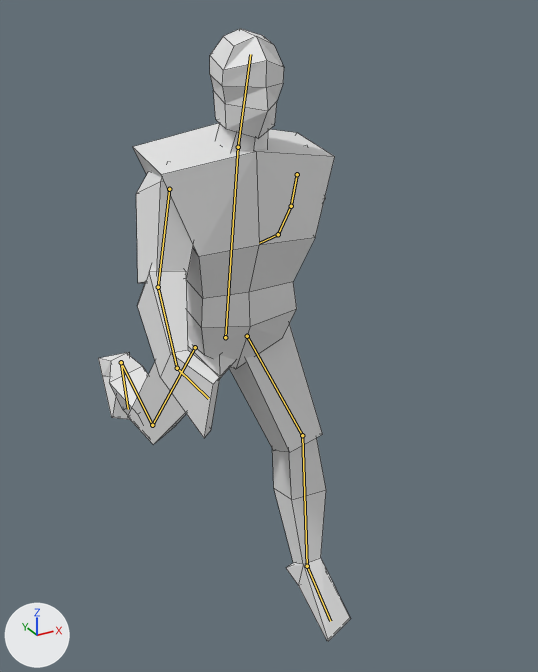
Before and after pictures for a commit that changed the Blender file SimpleHuman.blend.
Rendered twice from a camera (50 mm lens) standing at (-1.67, -3.56, 3.37) and looking at (0.29, 0.02, 1.58). The axes (+X, +Y, +Z) are drawn at lower left. The lights are the same throughout. Both versions are drawn at frame 1 of the action 'run_loop'; the numbers are the values there. The bones that bend it are drawn over the model as lines. Mesh edges are drawn as thin lines.
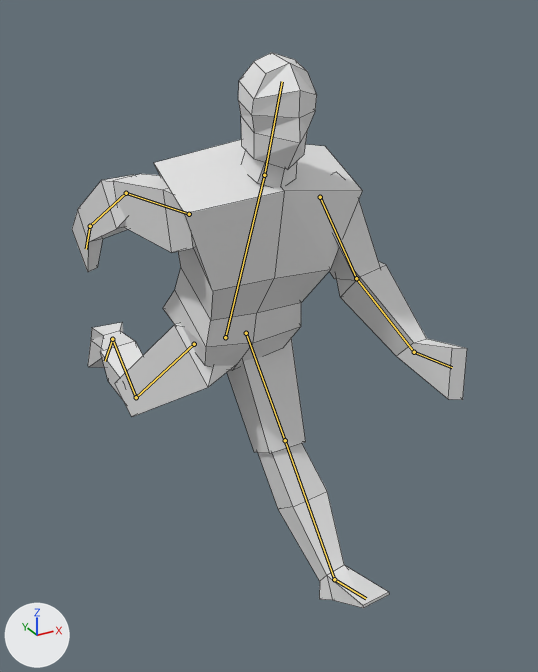
Commit message: WIP Run Cycle

Changed parts and their boxes (x1, y1, x2, y2) in the pictures (538 x 672 px):
'Cube', posed (57% wider, 9% shorter)
    before: (98, 28, 350, 641)
    after: (72, 52, 467, 608)
bone 'Body', root to tip
    before: (225, 337) to (238, 147)
    after: (225, 337) to (264, 175)
bone 'Head', root to tip
    before: (238, 147) to (250, 54)
    after: (264, 175) to (282, 81)
bone 'UpperArm.L', root to tip
    before: (297, 174) to (291, 206)
    after: (320, 197) to (356, 278)
bone 'LowerArm.L', root to tip
    before: (291, 206) to (278, 234)
    after: (356, 278) to (414, 352)
bone 'Hand.L', root to tip
    before: (278, 234) to (259, 243)
    after: (414, 352) to (452, 367)
bone 'UpperArm.R', root to tip
    before: (169, 189) to (158, 287)
    after: (189, 214) to (126, 193)
bone 'LowerArm.R', root to tip
    before: (158, 287) to (177, 368)
    after: (126, 193) to (90, 226)
bone 'Hand.R', root to tip
    before: (177, 368) to (208, 398)
    after: (90, 226) to (86, 249)

The change, as a diff of the scene's bpy script:
```diff
--- a/SimpleHuman.blend.py
+++ b/SimpleHuman.blend.py
@@ bone_body @@
 bone_body = bpy.data.objects['Armature'].pose.bones['Body']
-bone_body.rotation_quaternion = (0.996, 0.091, 0.0, 0.0)  # degrees (10, 0, 0)
+bone_body.rotation_quaternion = (0.976, 0.217, 0.0, 0.0)  # degrees (25, 0, 0)
@@ bone_head @@
 bone_head = bpy.data.objects['Armature'].pose.bones['Head']  # child of 'Body'
-bone_head.rotation_quaternion = (1.0, 0.0, 0.0, 0.0)  # degrees (0, 0, 0)
+bone_head.rotation_quaternion = (0.994, -0.105, 0.001, 0.0)  # degrees (-12, 0, 0)
@@ bone_upperarm_l @@
 bone_upperarm_l = bpy.data.objects['Armature'].pose.bones['UpperArm.L']  # child of 'Body'
-bone_upperarm_l.rotation_quaternion = (0.934, -0.312, 0.166, -0.042)  # degrees (-39, 17, -11)
+bone_upperarm_l.rotation_quaternion = (0.938, 0.322, -0.119, -0.039)  # degrees (39, -11, -9)
@@ bone_lowerarm_l @@
 bone_lowerarm_l = bpy.data.objects['Armature'].pose.bones['LowerArm.L']  # child of 'UpperArm.L'
-bone_lowerarm_l.rotation_quaternion = (0.999, -0.05, 0.013, -0.003)  # degrees (-6, 2, 0)
+bone_lowerarm_l.rotation_quaternion = (0.968, 0.241, -0.064, 0.014)  # degrees (28, -7, 0)
@@ bone_hand_l @@
 bone_hand_l = bpy.data.objects['Armature'].pose.bones['Hand.L']  # child of 'LowerArm.L'
-bone_hand_l.rotation_quaternion = (0.993, -0.114, 0.0, -0.006)  # degrees (-13, 0, -1)
+bone_hand_l.rotation_quaternion = (0.922, 0.387, 0.001, 0.019)  # degrees (46, -1, 2)
@@ bone_upperarm_r @@
 bone_upperarm_r = bpy.data.objects['Armature'].pose.bones['UpperArm.R']  # child of 'Body'
-bone_upperarm_r.rotation_quaternion = (0.959, 0.268, 0.058, 0.067)  # degrees (32, 4, 9)
+bone_upperarm_r.rotation_quaternion = (0.83, -0.494, -0.247, 0.08)  # degrees (-66, -19, 24)
@@ bone_lowerarm_r @@
 bone_lowerarm_r = bpy.data.objects['Armature'].pose.bones['LowerArm.R']  # child of 'UpperArm.R'
-bone_lowerarm_r.rotation_quaternion = (0.953, 0.295, 0.055, -0.029)  # degrees (34, 7, -1)
+bone_lowerarm_r.rotation_quaternion = (0.969, 0.242, 0.045, -0.023)  # degrees (28, 6, -1)
@@ bone_hand_r @@
 bone_hand_r = bpy.data.objects['Armature'].pose.bones['Hand.R']  # child of 'LowerArm.R'
-bone_hand_r.rotation_quaternion = (0.981, 0.191, -0.015, -0.016)  # degrees (22, -1, -2)
+bone_hand_r.rotation_quaternion = (0.997, 0.076, -0.006, -0.007)  # degrees (9, -1, -1)
@@ bone_ikfoottarget_l @@
 bone_ikfoottarget_l = bpy.data.objects['Armature'].pose.bones['IKFootTarget.L']
-bone_ikfoottarget_l.location = (0.101, -0.487, -0.002)
-bone_ikfoottarget_l.rotation_quaternion = (0.978, 0.005, 0.0, 0.208)  # degrees (1, 0, 24)
+bone_ikfoottarget_l.location = (0.186, -0.746, -0.004)
+bone_ikfoottarget_l.rotation_quaternion = (0.952, 0.007, 0.0, 0.307)  # degrees (1, 0, 36)
@@ bone_iklegpole_r @@
 bone_iklegpole_r = bpy.data.objects['Armature'].pose.bones['IKLegPole.R']
-bone_iklegpole_r.location = (0.0, 0.0, 0.0)
+bone_iklegpole_r.location = (-0.037, 0.0, -0.276)
@@ bone_ikfoottarget_r @@
 bone_ikfoottarget_r = bpy.data.objects['Armature'].pose.bones['IKFootTarget.R']
-bone_ikfoottarget_r.location = (-0.78, 0.855, -0.017)
-bone_ikfoottarget_r.rotation_quaternion = (0.869, 0.011, 0.0, -0.495)  # degrees (1, 1, -59)
+bone_ikfoottarget_r.location = (-0.879, 0.985, -0.019)
+bone_ikfoottarget_r.rotation_quaternion = (0.532, -0.026, 0.02, 0.846)  # degrees (0, 4, 116)
```
